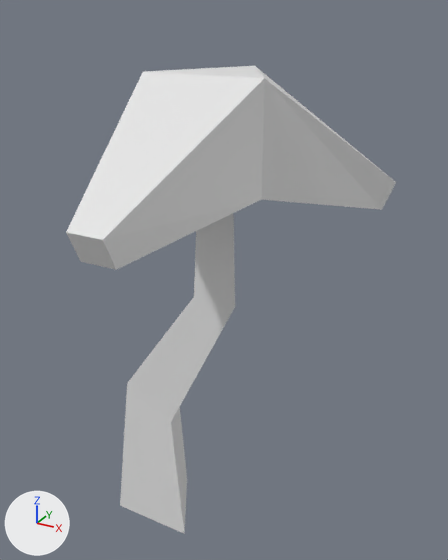
Before and after pictures for a commit that changed the Blender file work/blender/fongus.blend.
Both versions are drawn from a camera (50 mm lens) standing at (0.648, -0.893, 1.04) and looking at (0.144, 0.022, 0.582). Arrows for +X, +Y and +Z are at lower left; the lights stay in place.

The scene before the commit, as lines of its bpy script (objects in view):
```python
me_circle_001 = bpy.data.meshes.new('Circle.001')
me_circle_001.from_pydata(...)  # 33 vertices, 30 faces; spans x -0.13..0.413, y -0.345..0.182, z 0.0..0.948
ob_circle_001 = bpy.data.objects.new('Circle.001', me_circle_001)
ob_circle_001.location = (0.0, 0.0, 0.0)
```
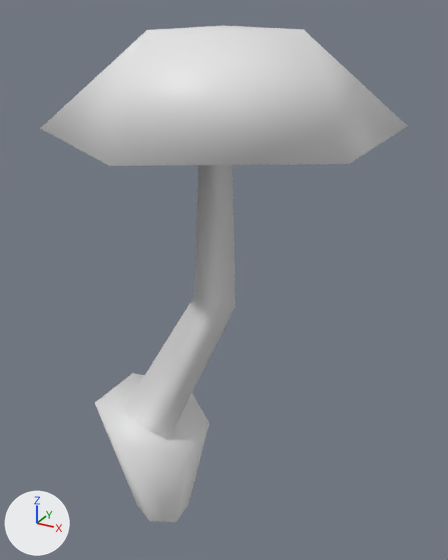
Changed parts and their boxes (x1, y1, x2, y2) in the pictures (448 x 560 px):
'Circle.001', reshaped (11% wider): before (66, 66, 396, 534); after (40, 26, 407, 522)
part 1 of me_circle_001, rebuilt (11% wider, 31% shorter): before (66, 66, 396, 270); after (40, 26, 407, 166)
part 2 of me_circle_001, added: after (95, 373, 209, 522)
part 3 of me_circle_001, cut back: before (120, 297, 235, 534); after (122, 297, 235, 440)
part 4 of me_circle_001, shading changed: before (194, 214, 234, 302); after (194, 165, 234, 302)

The change, as a diff of the scene's bpy script:
```diff
--- a/work/blender/fongus.blend.py
+++ b/work/blender/fongus.blend.py
@@ me_circle_001 @@
 # used by ob_circle_001; location = (0.0, 0.0, 0.0)
-me_circle_001.from_pydata(...)  # 33 vertices, 30 faces; spans x -0.13..0.413, y -0.345..0.182, z 0.0..0.948
+me_circle_001.from_pydata(...)  # 32 vertices, 31 faces; spans x -0.119..0.413, y -0.291..0.309, z 0.0..1.011
+# me_circle_001 part 1: the loose piece of 18 vertices spanning x -0.13..0.413, y -0.345..0.182, z 0.707..0.948 is rebuilt with 10 vertices and now spans x -0.107..0.413, y -0.291..0.309, z 0.823..1.011
+# me_circle_001 part 2: a new loose piece of 13 vertices spanning x -0.119..0.091, y -0.125..0.13, z 0.0..0.282
+# me_circle_001 part 3
+# 9 vertices are removed from x -0.087..0.087, y -0.05..0.1, z 0.0..0.33
+# 9 faces are deleted
+# 3 vertices are added at (-0.081, -0.035, 0.236), (-0.029, 0.07, 0.206), (0.024, -0.035, 0.176)
+# 3 new faces join them
+# me_circle_001 part 4: 3 kept faces spanning x 0.108..0.192, y -0.024..0.049, z 0.56..0.86 are now shaded smooth
```
